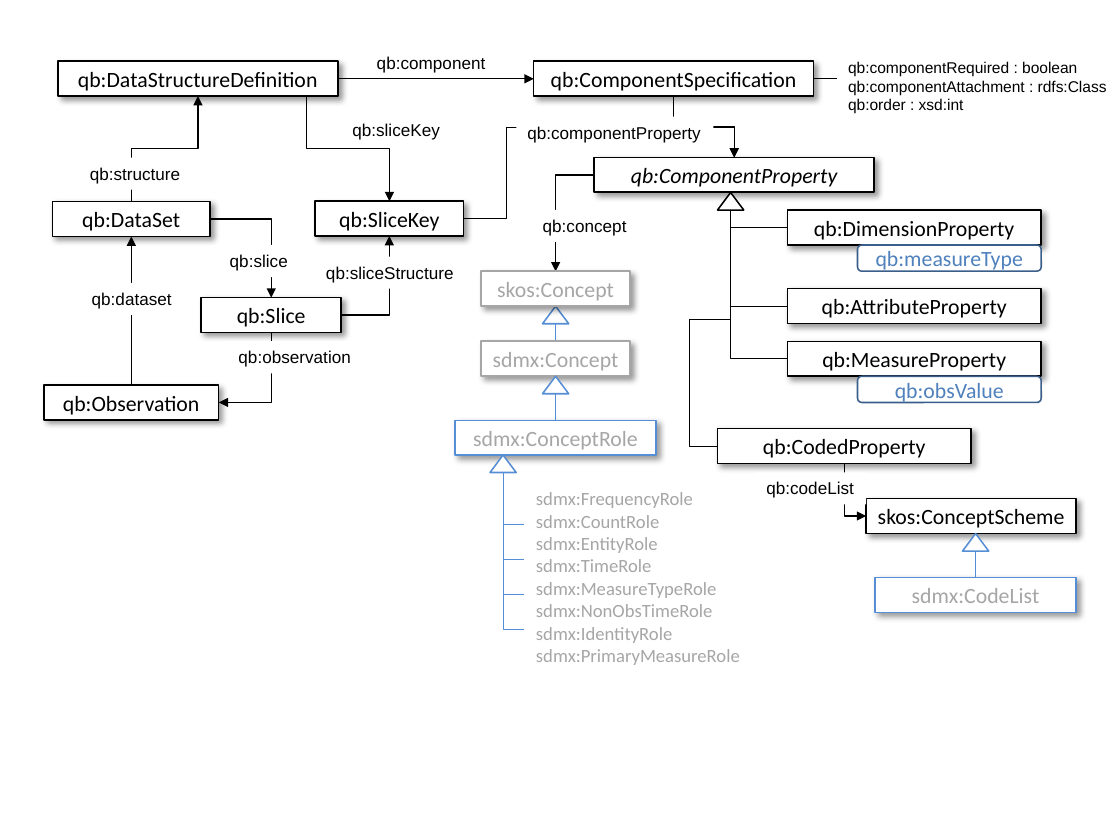
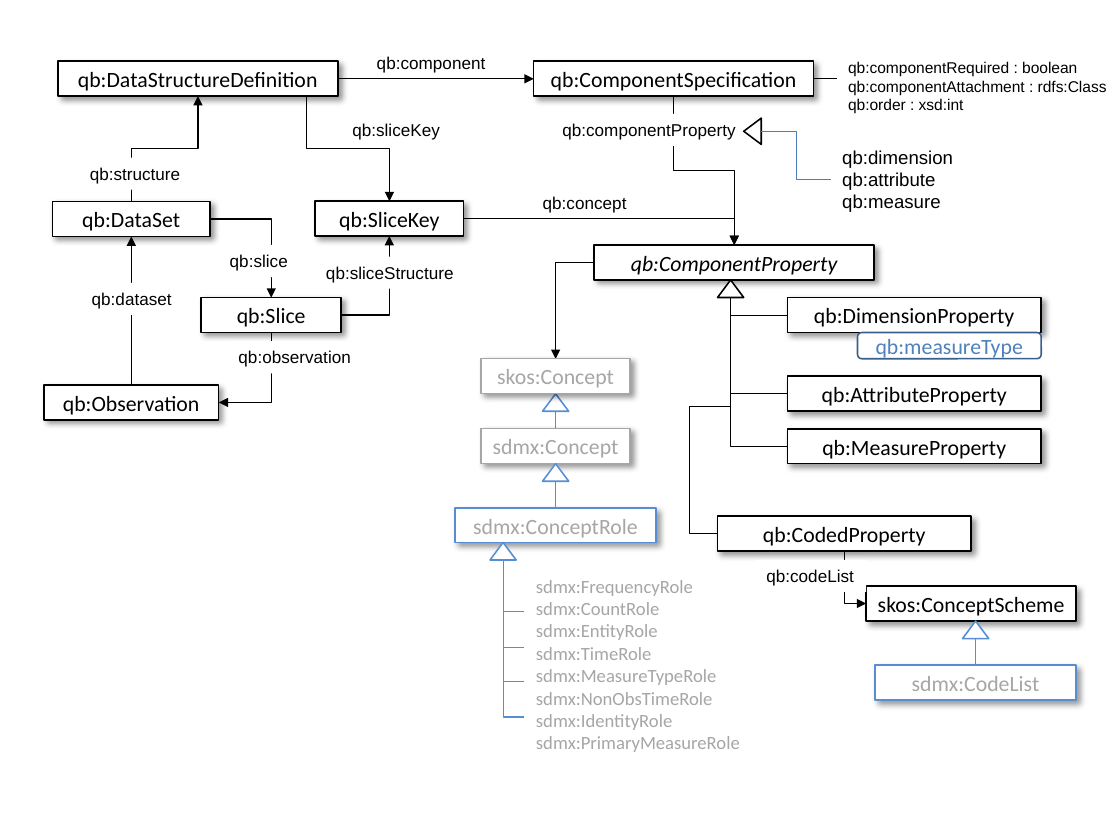
Before and after one commit to UKGovLD/publishing-statistical-data, a slide deck: slide 1 of specs/src/main/html/qb-fig1.pptx. Drawn at 1120x840 pixels with LibreOffice and Linux fonts; fonts in the diff are those of the drawing. Boxes give left, top, right and bottom in pixels: in the first picture for what was removed or moved away, otherwise in the second. Text is boxed around its words. In the diff, an @@ line names an element or a change of style, - is before the commit and + after.

Commit message:
Updated diagram to match multi-measure changes, plus minor typo fixes.

```diff
--- a/specs/src/main/html/qb-fig1.pptx
+++ b/specs/src/main/html/qb-fig1.pptx
@@ text "qb:componentProperty": place and size @@
-text "qb:componentProperty" at [527,126,700,143]
+text "qb:componentProperty" at [562,123,735,140]
@@ elbow arrow moved from (674, 96) - (735, 158) to (674, 96) - (735, 245) @@
@@ triangle added at [743,118,761,144], fill #FFFFFF, outline #000000 1 pt @@
@@ elbow line added from (762, 131) to (831, 179), #4B7EBC 0.75 pt @@
@@ text added at [842,150,953,212], 12 pt, text #000000 @@
+qb:dimension
+qb:attribute
+qb:measure
@@ text "qb:concept": place and size @@
-text "qb:concept" at [543,219,627,236]
+text "qb:concept" at [543,196,627,213]
@@ elbow arrow moved from (464, 218) - (735, 158) to (464, 218) - (735, 245) @@
@@ rounded rectangle removed at [858,376,1042,402] @@
-qb:obsValue
@@ 10 rectangles, 6 elbow lines, 2 triangles, 2 elbow arrows, 1 text: place and size @@
-10 rectangles, 6 elbow lines, 2 triangles, 2 elbow arrows, 1 text at [455,158,1076,665]
+10 rectangles, 6 elbow lines, 2 triangles, 2 elbow arrows, 1 text at [455,245,1076,752]
@@ 5 elbow lines, 3 triangles, 1 rectangle, 1 rounded rectangle: place and size @@
-5 elbow lines, 3 triangles, 1 rectangle, 1 rounded rectangle at [542,209,1076,551]
+5 elbow lines, 3 triangles, 1 rectangle, 1 rounded rectangle at [542,298,1076,640]
```
Also in this commit, not shown: 3 other files.
